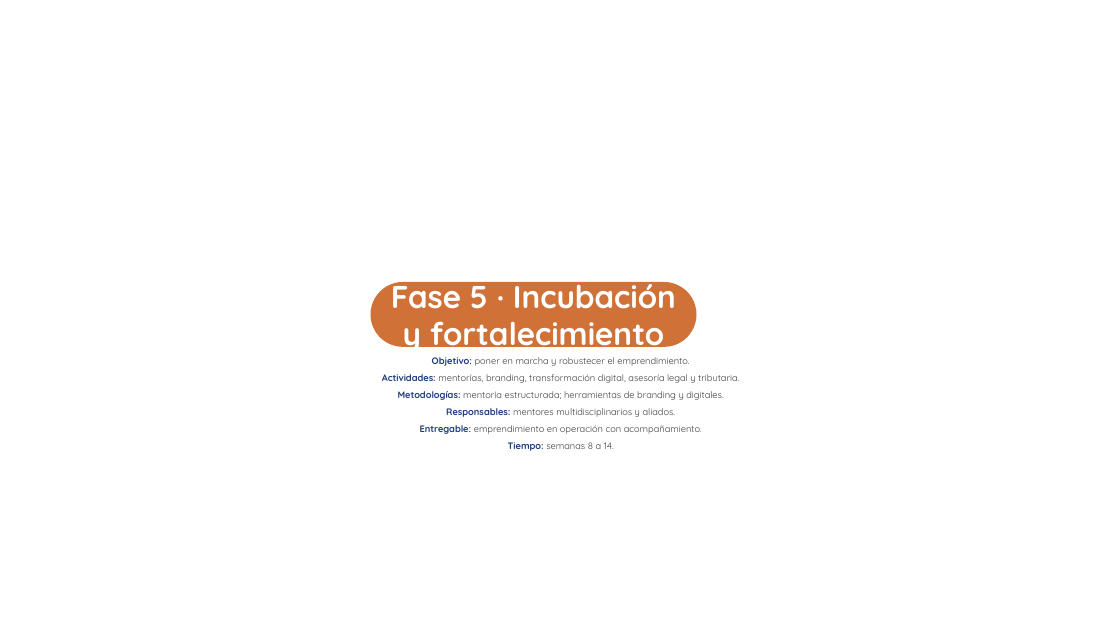
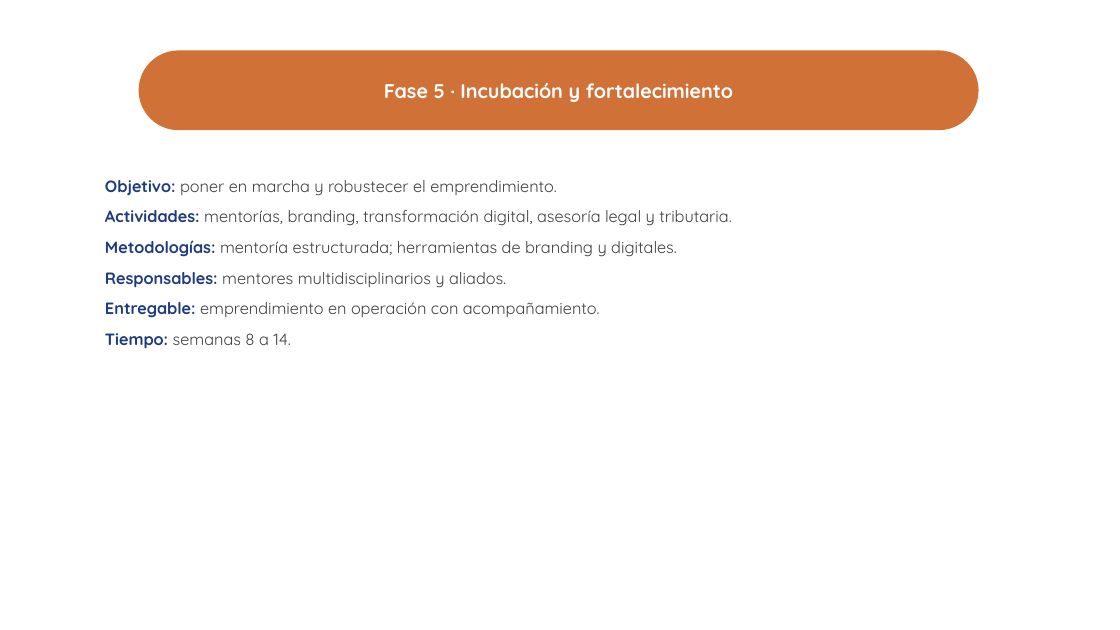
Before and after one commit to ronaldojavier100-oss/case, a slide deck: slide 12 of Ruta-Emprendimiento-CIE.pptx. Drawn at 1120x630 pixels with LibreOffice and Linux fonts; fonts in the diff are those of the drawing; background and template pictures are left out. Boxes give left, top, right and bottom in pixels: in the first picture for what was removed or moved away, otherwise in the second. Text is boxed around its words. In the diff, an @@ line names an element or a change of style, - is before the commit and + after.

```diff
--- a/Ruta-Emprendimiento-CIE.pptx
+++ b/Ruta-Emprendimiento-CIE.pptx
@@ rounded rectangle "Fase 5 · Incubación y ...": place and size @@
-rounded rectangle "Fase 5 · Incubación y ..." at (370,282,696,347)
+rounded rectangle "Fase 5 · Incubación y ..." at (139,50,978,130)
@@ rounded rectangle "Fase 5 · Incubación y ..." at (139,50,978,130): size 54 to 34 pt @@
@@ text "Objetivo: poner en marcha y ...": place and size @@
-text "Objetivo: poner en marcha y ..." at (382,357,739,451)
+text "Objetivo: poner en marcha y ..." at (105,180,731,349)
@@ text "Objetivo: poner en marcha y ..." at (105,180,731,349): size 16 to 28 pt; alignment centre to left; more space between paragraphs @@
```
Also in this commit, not shown: 14 other slides changed.
